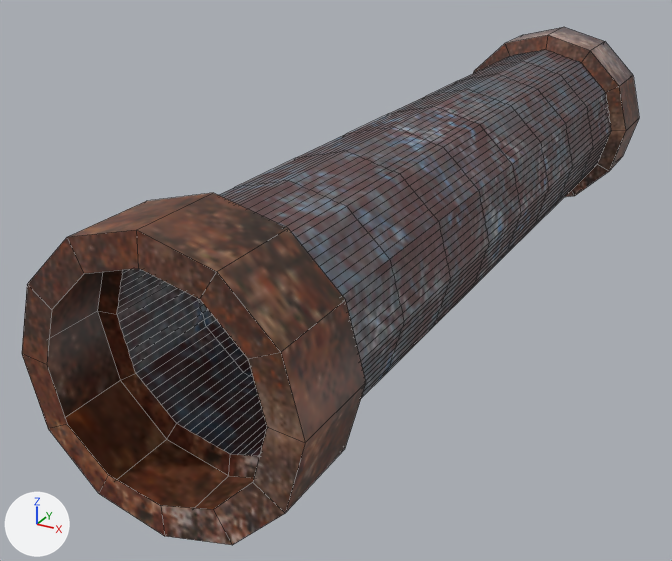
Before and after pictures for a commit that changed the FBX model Assets/Static Assets/Models/Levels and Props/Props/TPE 2_FBX.fbx.
Camera for both pictures: a camera (50 mm lens) standing at (2.9, -6.66, 2.42) and looking at (-0.43, -0.59, -0.61). The axes (+X, +Y, +Z) are drawn at lower left. The lights are the same throughout. Mesh edges are drawn as thin lines. Where no turn or scale is listed for an object, it has been applied to the vertices.

The first picture shows 'Tubería plataforma estática larga 2.001'.
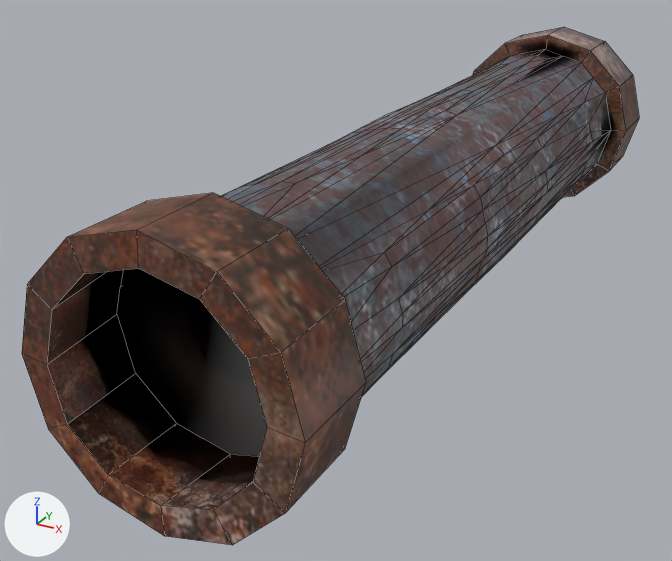
Location of each change, (x1, y1, x2, y2) in pixels of the pictures (672 x 561 px):
```json
{"part": 1, "of": "me_beziercurve_004", "change": "deleted", "before": [98, 35, 626, 478]}
```

Scene script edits in JSON lines:
```json
{"op": "add", "block": "mat_terciary_material", "code": ["mat_terciary_material = principled_material('Terciary Material')", "mat_terciary_material.base_color = (0.8, 0.8, 0.8)  # white #e7e7e7"]}
{"block": "me_beziercurve_004", "where": "# used by ob_tubería_plataforma_estática_larga_2_001; location = (-0.19, 0.0, 0.0)"}
{"op": "remove", "block": "me_beziercurve_004", "code": "me_beziercurve_004.from_pydata(...)  # 936 vertices, 840 faces; spans x -0.62..1.21, y -3.55..3.57, z -0.89..0.89"}
{"op": "add", "block": "me_beziercurve_004", "code": "me_beziercurve_004.from_pydata(...)  # 287 vertices, 415 faces; spans x -0.62..1.21, y -3.55..3.57, z -0.89..0.89"}
{"block": "me_beziercurve_004", "change": "me_beziercurve_004 part 1: 649 vertices removed from x -0.47..1.07, y -2.89..2.89, z -0.75..0.75"}
{"op": "add", "block": "me_beziercurve_004", "code": "me_beziercurve_004.materials.append(mat_terciary_material)  # white #e7e7e7"}
```
